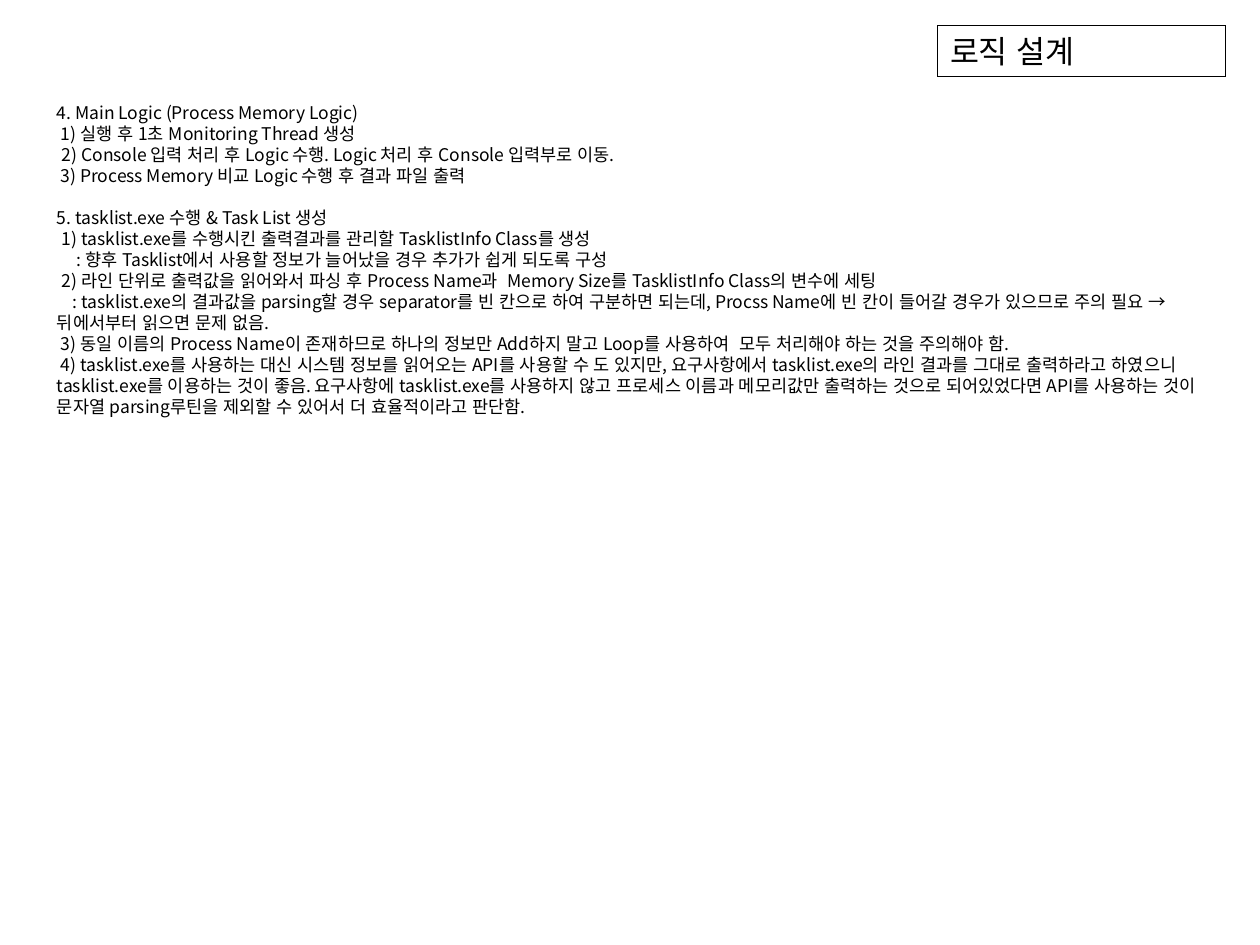
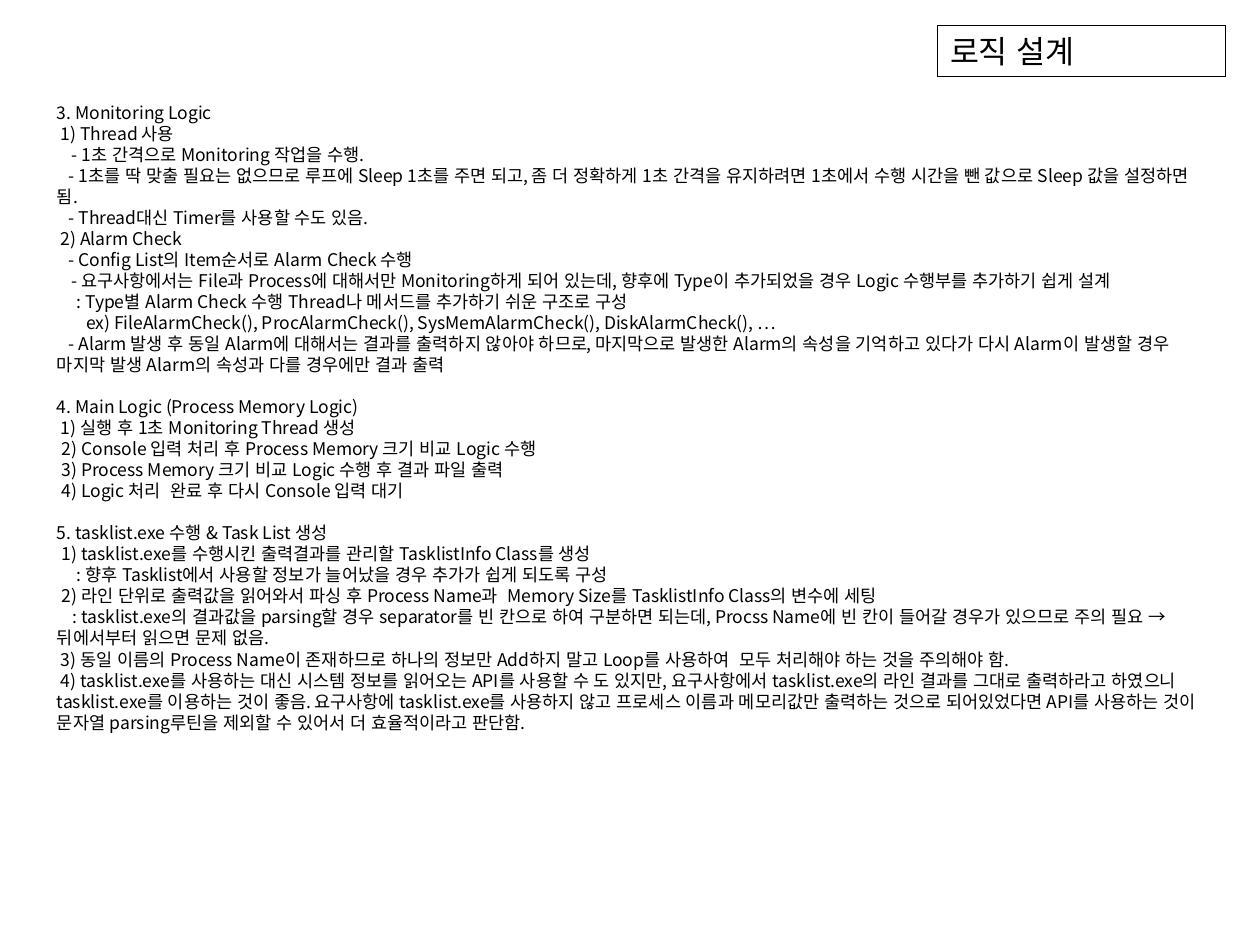
Before and after one commit to ambidext/CS_ConsoleGit, a slide deck: slide 14 of Monitoring/fc.pptx. Drawn at 1260x945 pixels with LibreOffice and Linux fonts; fonts in the diff are those of the drawing. Boxes give left, top, right and bottom in pixels: in the first picture for what was removed or moved away, otherwise in the second. Text is boxed around its words. In the diff, an @@ line names an element or a change of style, - is before the commit and + after.

```diff
--- a/Monitoring/fc.pptx
+++ b/Monitoring/fc.pptx
@@ text at box(57, 105, 1188, 606): text changed @@
-4. Main Logic (Process Memory Logic)
-1) 실행 후 1초 Monitoring Thread 생성
-2) Console 입력 처리 후 Logic 수행. Logic 처리 후 Console 입력부로 이동.
-3) Process Memory 비교 Logic 수행 후 결과 파일 출력
-5. tasklist.exe 수행 & Task List 생성
-1) tasklist.exe를 수행시킨 출력결과를 관리할 TasklistInfo Class를 생성
-: 향후 Tasklist에서 사용할 정보가 늘어났을 경우 추가가 쉽게 되도록 구성
-2) 라인 단위로 출력값을 읽어와서 파싱 후 Process Name과 Memory Size를 TasklistInfo Class의 변수에 세팅
+3. Monitoring Logic
+1) Thread 사용
+- 1초 간격으로 Monitoring 작업을 수행.
+- 1초를 딱 맞출 필요는 없으므로 루프에 Sleep 1초를 주면 되고, 좀 더 정확하게 1초 간격을 유지하려면 1초에서 수행 시간을 뺀 값으로 Sleep 값을 설정하면 됨.
+- Thread대신 Timer를 사용할 수도 있음.
+2) Alarm Check
+- Config List의 Item순서로 Alarm Check 수행
+- 요구사항에서는 File과 Process에 대해서만 Monitoring하게 되어 있는데, 향후에 Type이 추가되었을 경우 Logic 수행부를 추가하기 쉽게 설계
+: Type별 Alarm Check 수행 Thread나 메서드를 추가하기 쉬운 구조로 구성
+ex) FileAlarmCheck(), ProcAlarmCheck(), SysMemAlarmCheck(), DiskAlarmCheck(), …
+- Alarm 발생 후 동일 Alarm에 대해서는 결과를 출력하지 않아야 하므로, 마지막으로 발생한 Alarm의 속성을 기억하고 있다가 다시 Alarm이 발생할 경우 마지막 발생 Alarm의 속성과 다를 경우에만 결과 출력
+4. Main Logic (Process Memory Logic)
+1) 실행 후 1초 Monitoring Thread 생성
+2) Console 입력 처리 후 Process Memory 크기 비교 Logic 수행
+3) Process Memory 크기 비교 Logic 수행 후 결과 파일 출력
+4) Logic 처리 완료 후 다시 Console 입력 대기
+5. tasklist.exe 수행 & Task List 생성
+1) tasklist.exe를 수행시킨 출력결과를 관리할 TasklistInfo Class를 생성
+: 향후 Tasklist에서 사용할 정보가 늘어났을 경우 추가가 쉽게 되도록 구성
+2) 라인 단위로 출력값을 읽어와서 파싱 후 Process Name과 Memory Size를 TasklistInfo Class의 변수에 세팅
```
Also in this commit, not shown: 1 other slide changed.
